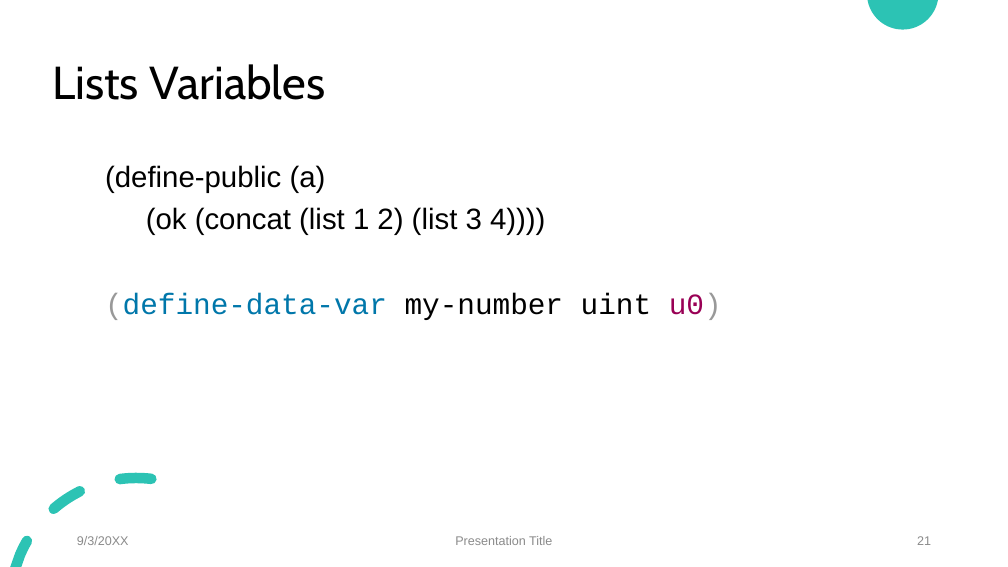
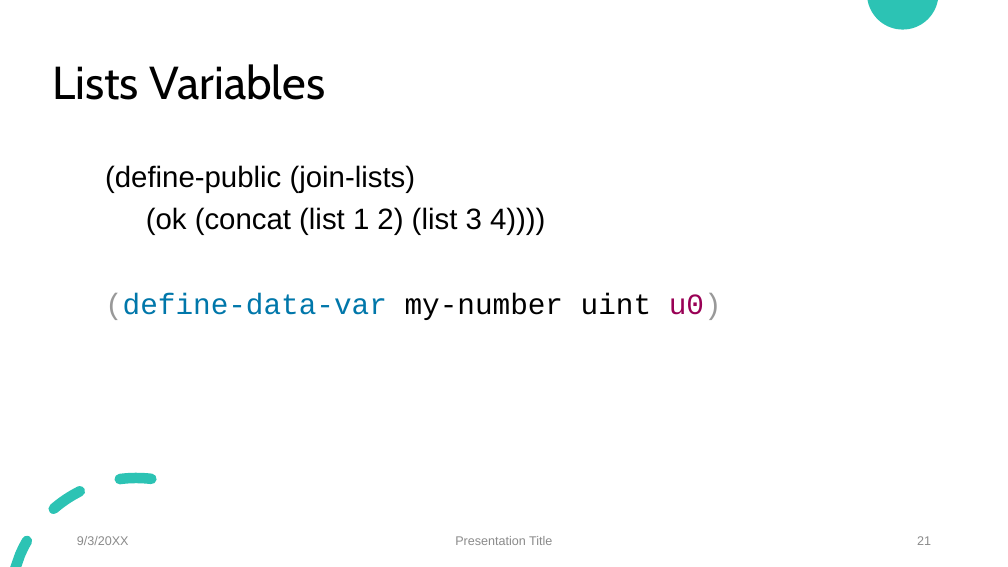
Before and after one commit to wonder-phil/ClarityWorkshopMain, a slide deck: slide 21 of Basic-Clarity-Foundations-new.pptx. Drawn at 1008x567 pixels with LibreOffice and Linux fonts; fonts in the diff are those of the drawing. Boxes give left, top, right and bottom in pixels: in the first picture for what was removed or moved away, otherwise in the second. Text is boxed around its words. In the diff, an @@ line names an element or a change of style, - is before the commit and + after.

```diff
--- a/Basic-Clarity-Foundations-new.pptx
+++ b/Basic-Clarity-Foundations-new.pptx
@@ text at (x1=105, y1=165, x2=416, y2=193): text changed @@
-(define-public (a)
+(define-public (join-lists)
```
Also in this commit, not shown: 1 other slide changed, 5 other files.
